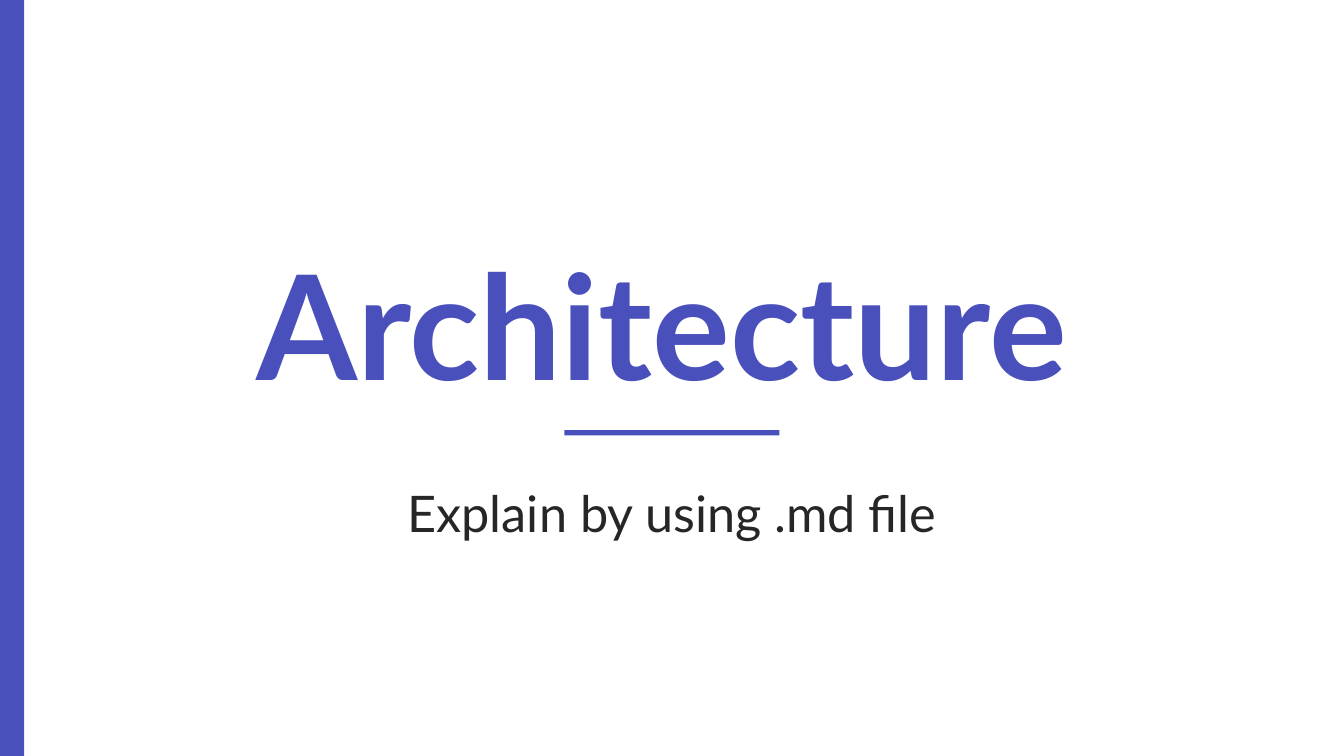
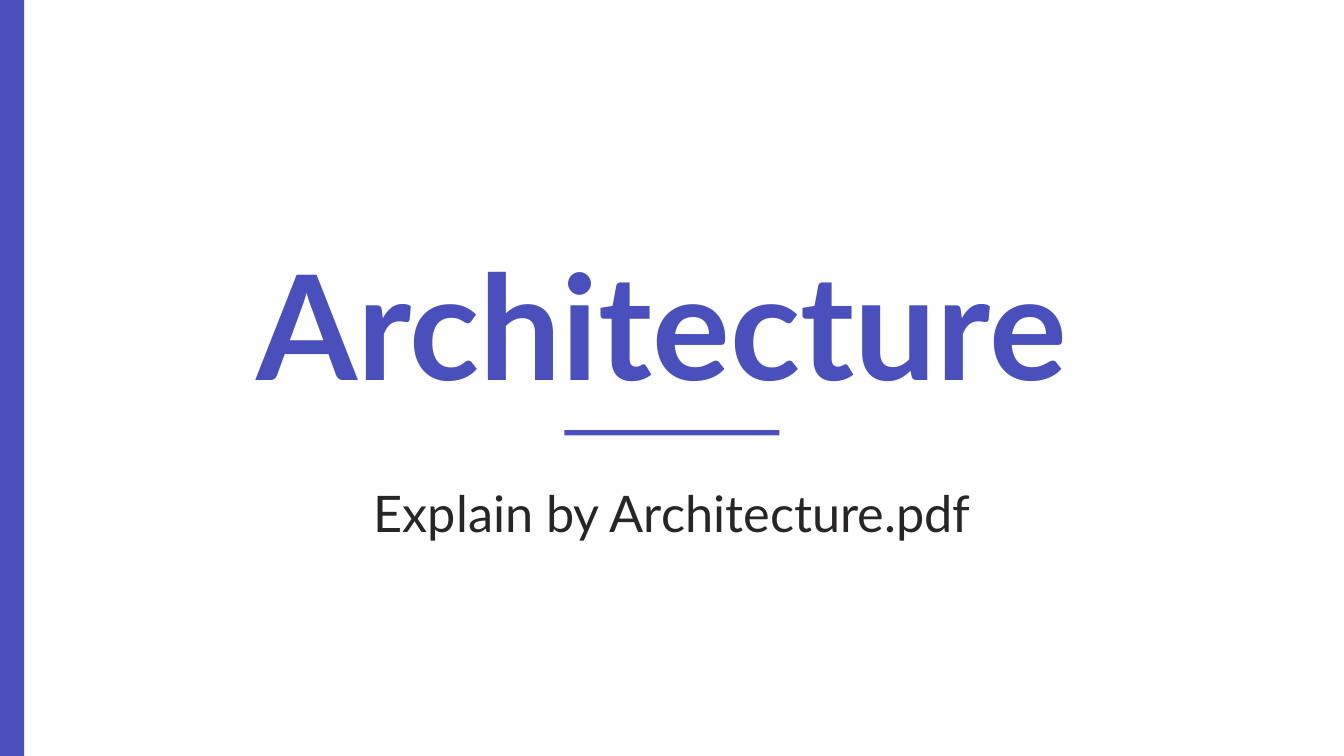
Before and after one commit to YuichiYamazaki-source/Capstone, a slide deck: slide 6 of docs/presentation/capstone_presentation.pptx (slide 13 before the commit). Drawn at 1344x756 pixels with LibreOffice and Linux fonts; fonts in the diff are those of the drawing. Boxes give left, top, right and bottom in pixels: in the first picture for what was removed or moved away, otherwise in the second. Text is boxed around its words. In the diff, an @@ line names an element or a change of style, - is before the commit and + after.

```diff
--- a/docs/presentation/capstone_presentation.pptx
+++ b/docs/presentation/capstone_presentation.pptx
@@ text at (374, 495, 970, 541): text changed @@
-Explain by using .md file
+Explain by Architecture.pdf
```
Also in this commit, not shown: 5 other slides changed, 6 slides added, 4 other files.
